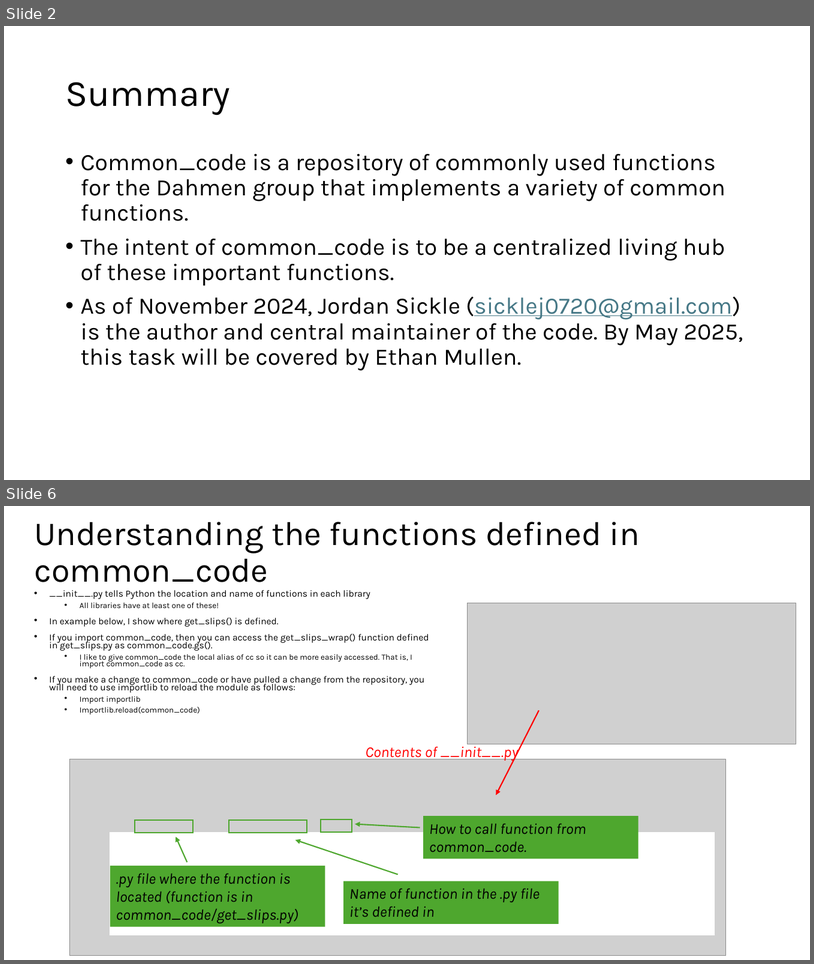
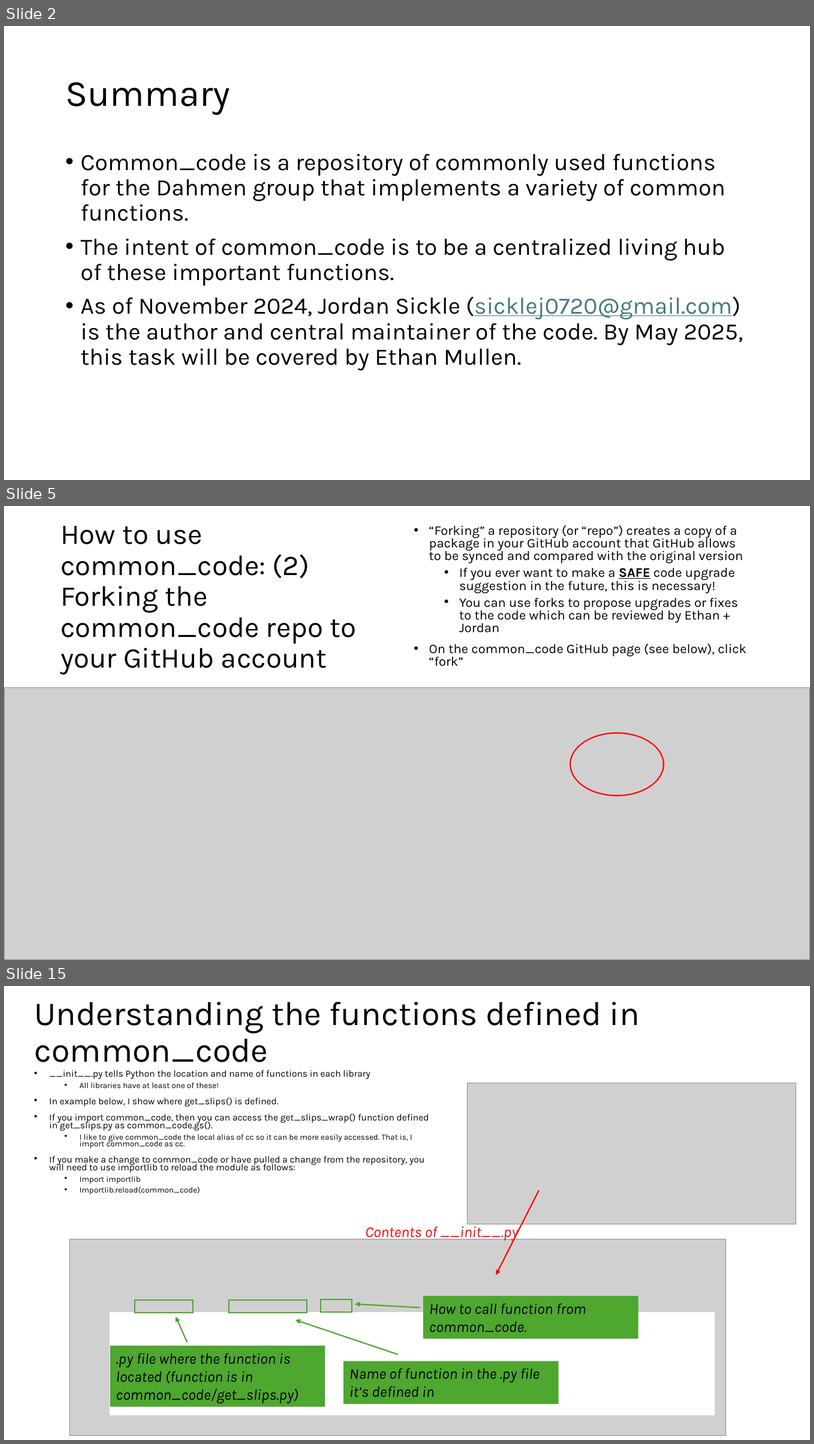
Before and after one commit to jmaniscool/common_code, a slide deck: start_guide.pptx. Shown one above the other, each under a label of ours: slides 2 and 6 before the commit, slides 2, 5 and 15 after it; the slides between them are not shown. The pictures are 814x964 and 814x1444 pixels, drawn with LibreOffice and Linux fonts; fonts in the diff are those of the drawing; grey boxes stand for pictures. Boxes give left, top, right and bottom in pixels: in the first picture for what was removed or moved away, otherwise in the second. Text is boxed around its words. In the diff, an @@ line names an element or a change of style, - is before the commit and + after.

Commit message:
Added start guide updates from Ethan.

```diff
--- a/start_guide.pptx
+++ b/start_guide.pptx
@@ slide 5 added at (x1=4, y1=506, x2=810, y2=960), background #FFFFFF @@
@@ title added at (x1=60, y1=526, x2=356, y2=674), 34 pt, text #000000 @@
+How to use common_code: (2) Forking the common_code repo to your GitHub account
@@ text added at (x1=429, y1=525, x2=747, y2=666), 15.7 pt, text #000000 @@
+• “Forking” a repository (or “repo”) creates a copy of a package in your GitHub account that GitHub allows to be synced and compared with the original version
+  • If you ever want to make a SAFE code upgrade suggestion in the future, this is necessary!
+  • You can use forks to propose upgrades or fixes to the code which can be reviewed by Ethan + Jordan
+• On the common_code GitHub page (see below), click “fork”
@@ picture added at (x1=4, y1=687, x2=810, y2=960) @@
@@ ellipse added at (x1=571, y1=733, x2=664, y2=795), outline #FF0000 1.5 pt @@
@@ what was slide 6 is now slide 15 @@
```
Also in this commit, not shown: 4 slides changed, 7 other slides added.
